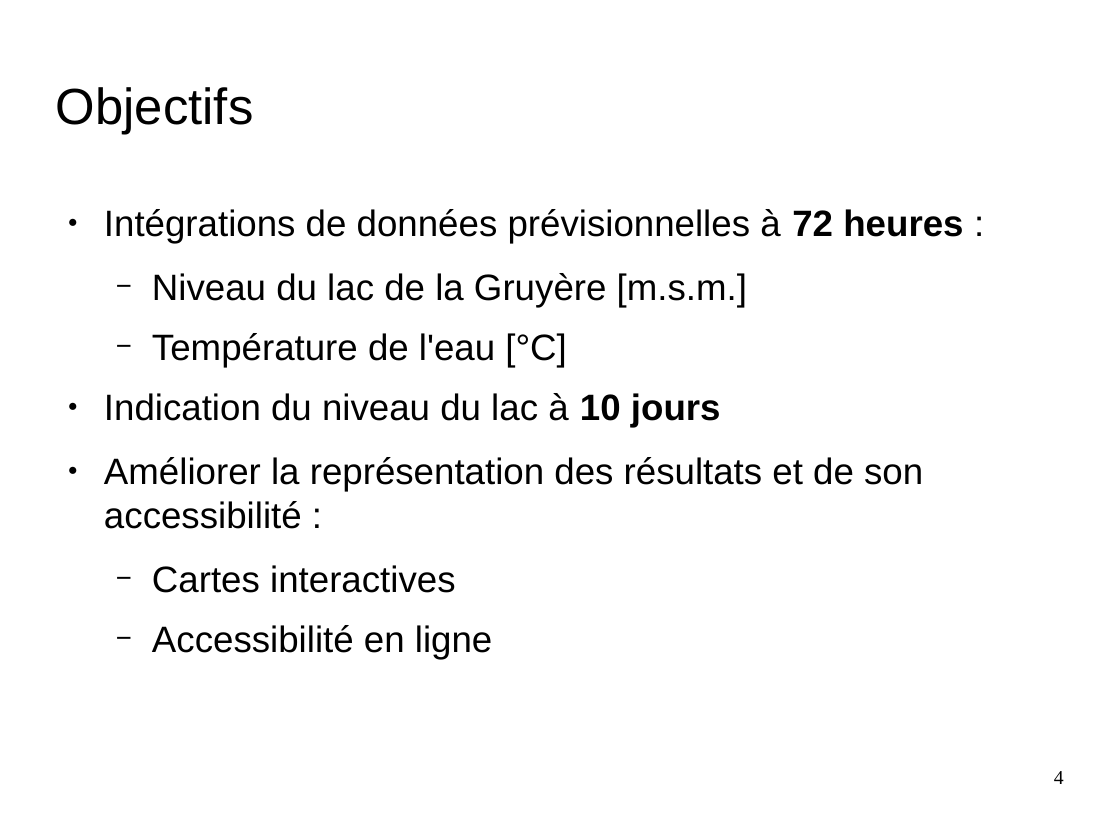
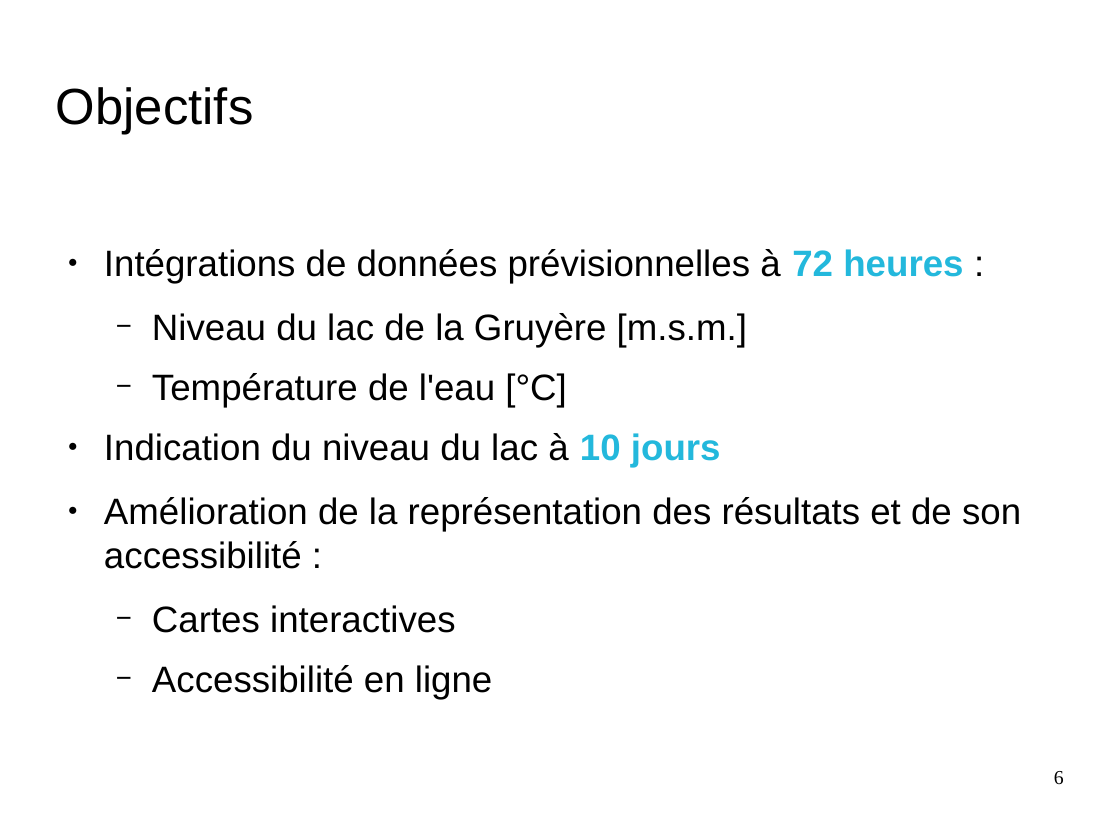
Before and after one commit to nesta7/designProject, a slide deck: slide 6 of Poster_Presentation/presentation_final_demoustication.odp (slide 4 before the commit). Drawn at 1120x840 pixels with LibreOffice and Linux fonts; fonts in the diff are those of the drawing; background and template pictures are left out. Boxes give left, top, right and bottom in pixels: in the first picture for what was removed or moved away, otherwise in the second. Text is boxed around its words. In the diff, an @@ line names an element or a change of style, - is before the commit and + after.

```diff
--- a/Poster_Presentation/presentation_final_demoustication.odp
+++ b/Poster_Presentation/presentation_final_demoustication.odp
@@ text "Intégrations de données prévisionnelles à ...": place and size @@
-text "Intégrations de données prévisionnelles à ..." at bbox=[104, 209, 963, 659]
+text "Intégrations de données prévisionnelles à ..." at bbox=[104, 249, 1021, 699]
@@ text at bbox=[104, 249, 963, 467]: text colour #000000 to #23B8DC in "72 heures", "10 jours" @@
@@ text at bbox=[104, 497, 1021, 569]: text changed @@
-● Améliorer la représentation des résultats et de son accessibilité :
+● Amélioration de la représentation des résultats et de son accessibilité :
@@ page number at bbox=[1054, 771, 1064, 785]: text changed @@
-4
+6
```
Also in this commit, not shown: 4 other slides changed, 2 slides added, 1 slide removed.
